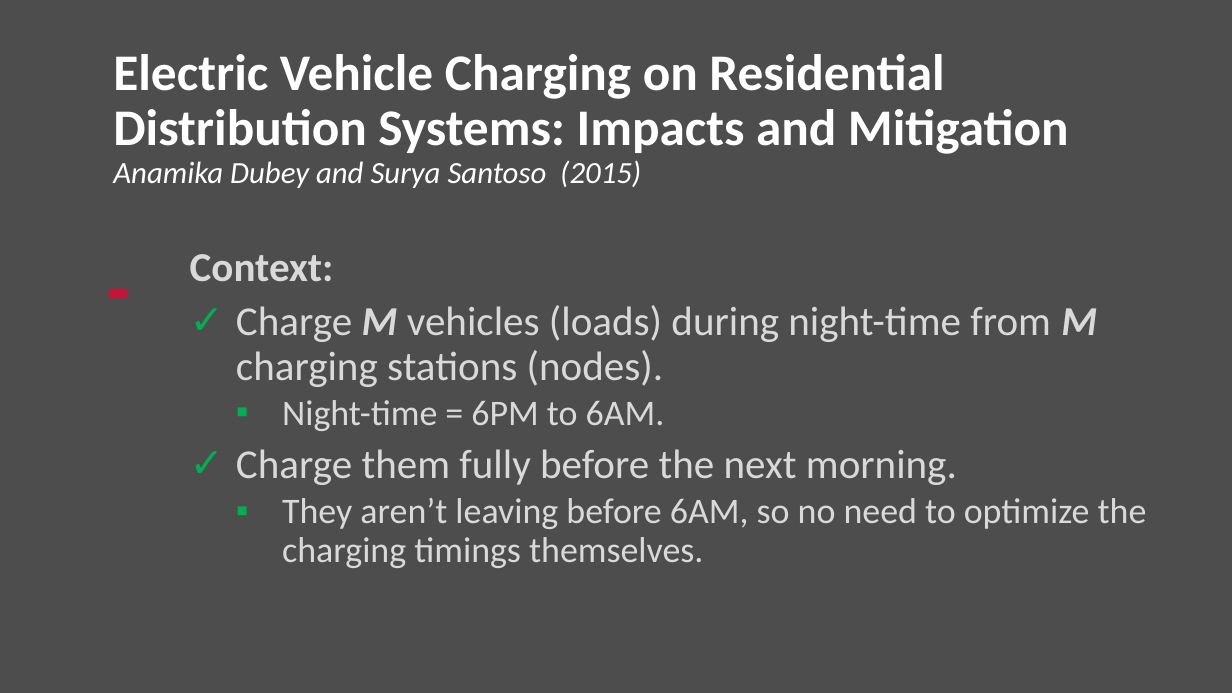
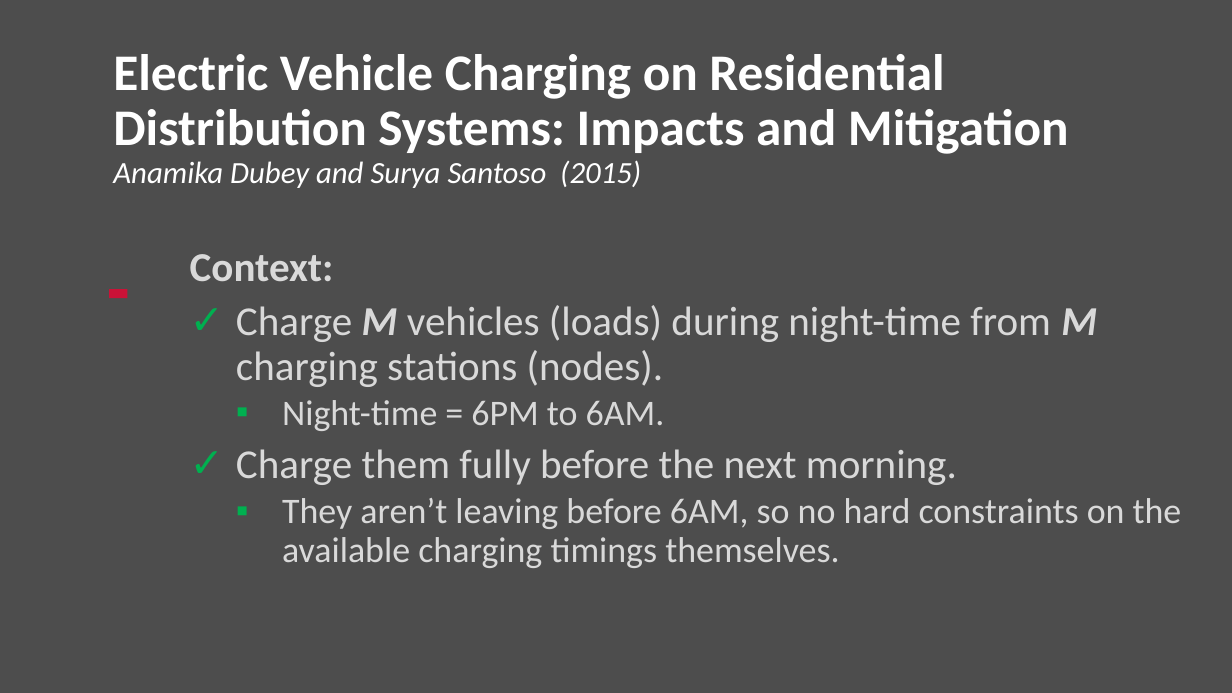
Before and after one commit to Realife-Brahmin/OriginalDocsHub, a slide deck: slide 3 of research_showcase/dynamicProgramming_aryan_ritwajeet_jha.pptx. Drawn at 1232x693 pixels with LibreOffice and Linux fonts; fonts in the diff are those of the drawing; background and template pictures are left out. Boxes give left, top, right and bottom in pixels: in the first picture for what was removed or moved away, otherwise in the second. Text is boxed around its words. In the diff, an @@ line names an element or a change of style, - is before the commit and + after.

```diff
--- a/research_showcase/dynamicProgramming_aryan_ritwajeet_jha.pptx
+++ b/research_showcase/dynamicProgramming_aryan_ritwajeet_jha.pptx
@@ text at (282, 498, 1182, 568): text changed @@
-  ▪ They aren’t leaving before 6AM, so no need to optimize the charging timings themselves.
+  ▪ They aren’t leaving before 6AM, so no hard constraints on the available charging timings themselves.
```
Also in this commit, not shown: 1 other slide changed, 1 slide added.
